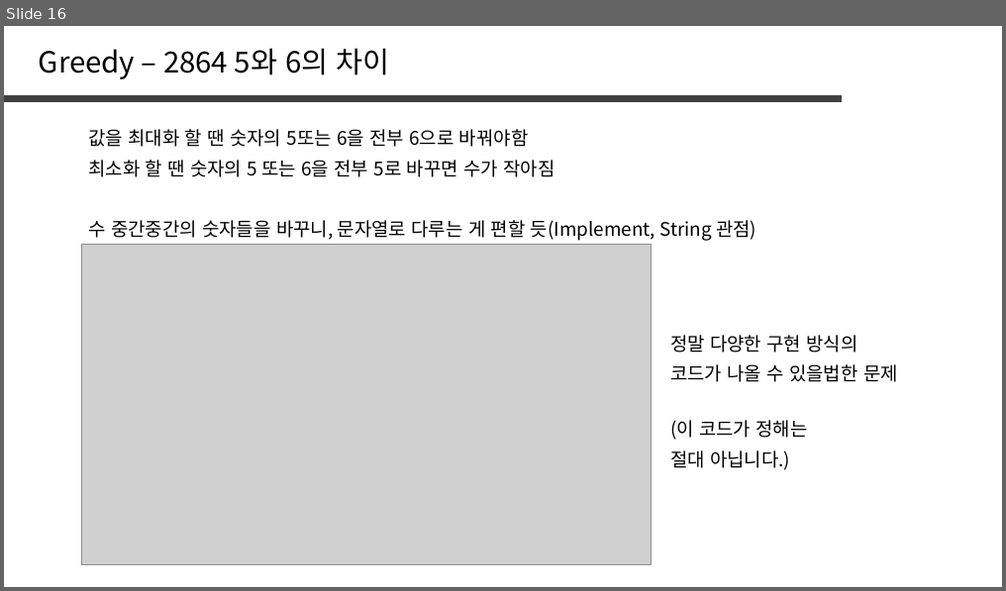
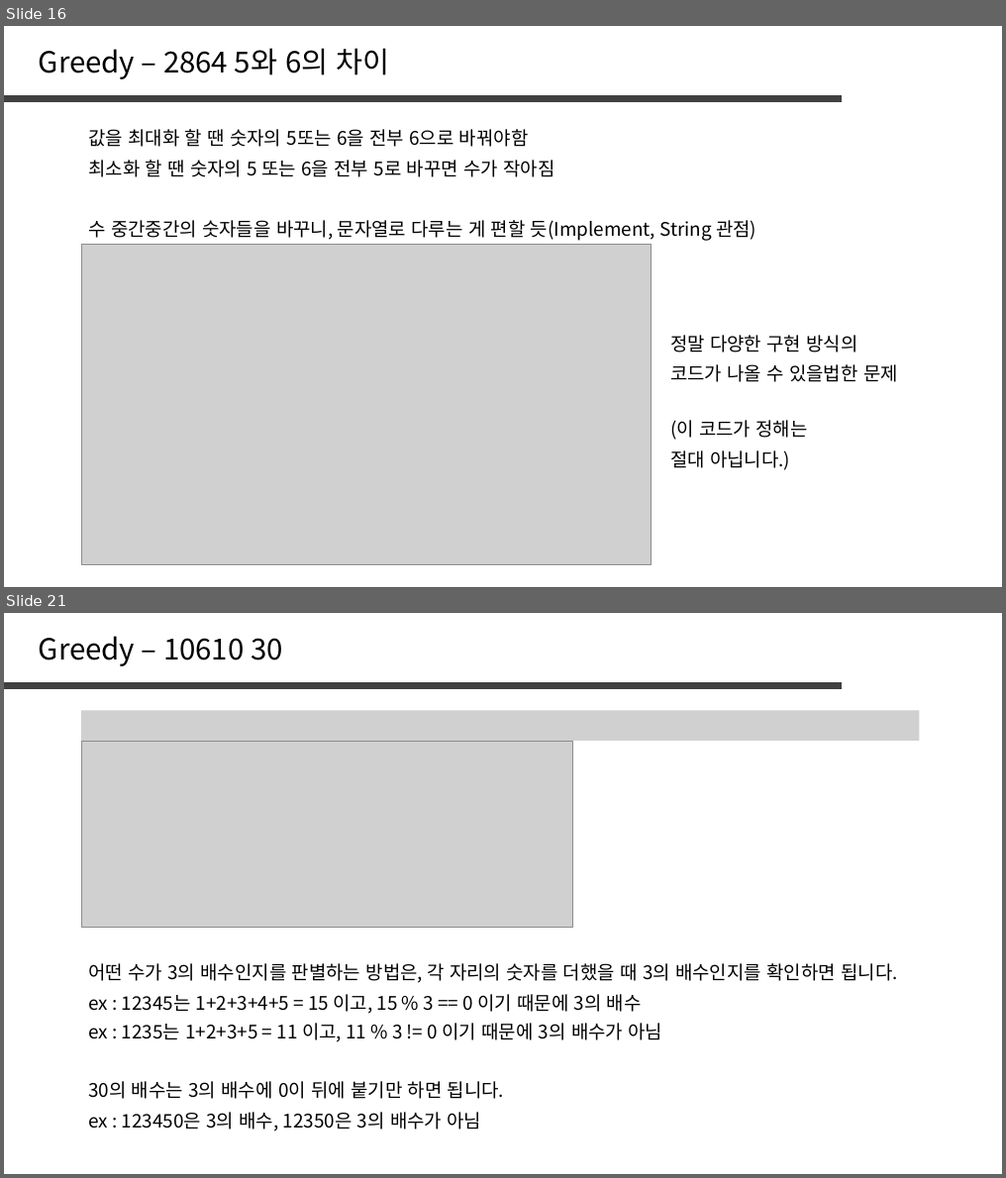
Before and after one commit to jaehoo1/PS-study, a slide deck: study/6_Greedy.pptx. Shown one above the other, each under a label of ours: slide 16 before the commit, slides 16 and 21 after it; the slides between them are not shown. The pictures are 1006x591 and 1006x1178 pixels, drawn with LibreOffice and Linux fonts; fonts in the diff are those of the drawing; grey boxes stand for pictures. Boxes give left, top, right and bottom in pixels: in the first picture for what was removed or moved away, otherwise in the second. Text is boxed around its words. In the diff, an @@ line names an element or a change of style, - is before the commit and + after.

```diff
--- a/study/6_Greedy.pptx
+++ b/study/6_Greedy.pptx
@@ slide 21 added at [4,613,1002,1174], background #FFFFFF @@
@@ text added at [39,636,283,666], 28 pt, text #000000 @@
+Greedy – 10610 30
@@ line added from (4, 685) to (843, 685), #404040 6 pt @@
@@ picture added at [81,710,920,741] @@
@@ picture added at [81,741,573,928] @@
@@ text added at [88,963,897,983], 18 pt, text #000000 @@
+어떤 수가 3의 배수인지를 판별하는 방법은, 각 자리의 숫자를 더했을 때 3의 배수인지를 확인하면 됩니다.
@@ text added at [88,994,642,1014], 18 pt, text #000000 @@
+ex : 12345는 1+2+3+4+5 = 15 이고, 15 % 3 == 0 이기 때문에 3의 배수
@@ text added at [88,1023,663,1043], 18 pt, text #000000 @@
+ex : 1235는 1+2+3+5 = 11 이고, 11 % 3 != 0 이기 때문에 3의 배수가 아님
@@ text added at [88,1081,504,1099], 18 pt, text #000000 @@
+30의 배수는 3의 배수에 0이 뒤에 붙기만 하면 됩니다.
@@ text added at [88,1112,482,1132], 18 pt, text #000000 @@
+ex : 123450은 3의 배수, 12350은 3의 배수가 아님
```
Also in this commit, not shown: 1 slide changed, 5 other slides added, 23 slides removed.
